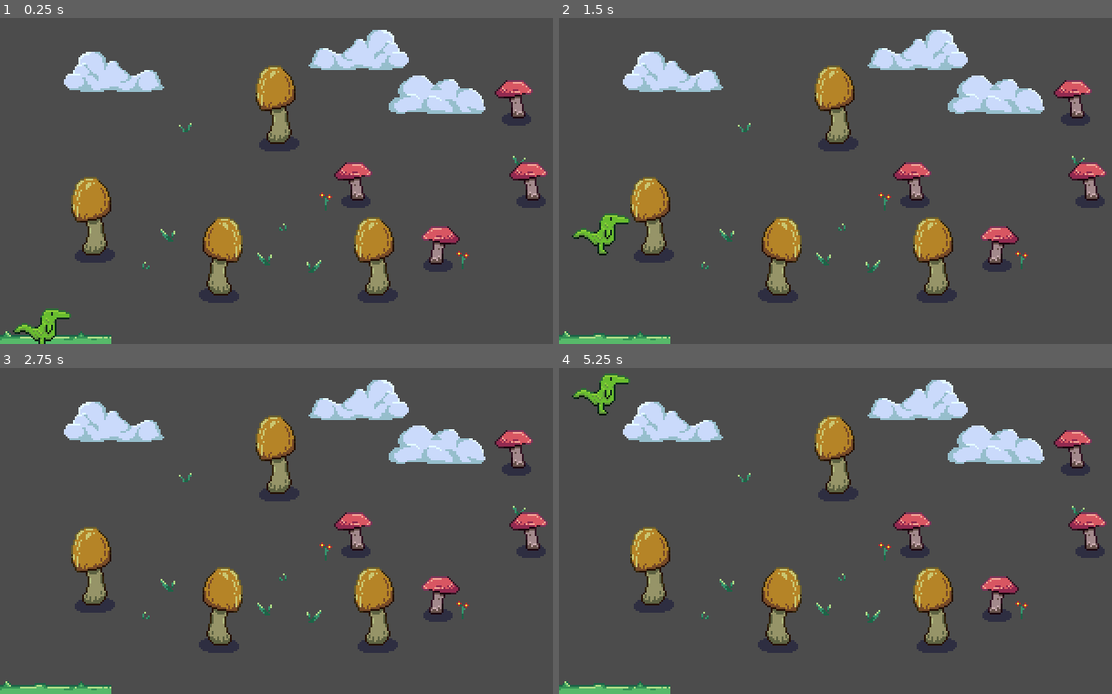
Above: before the commit, frames 1-4 (two rows, left to right).
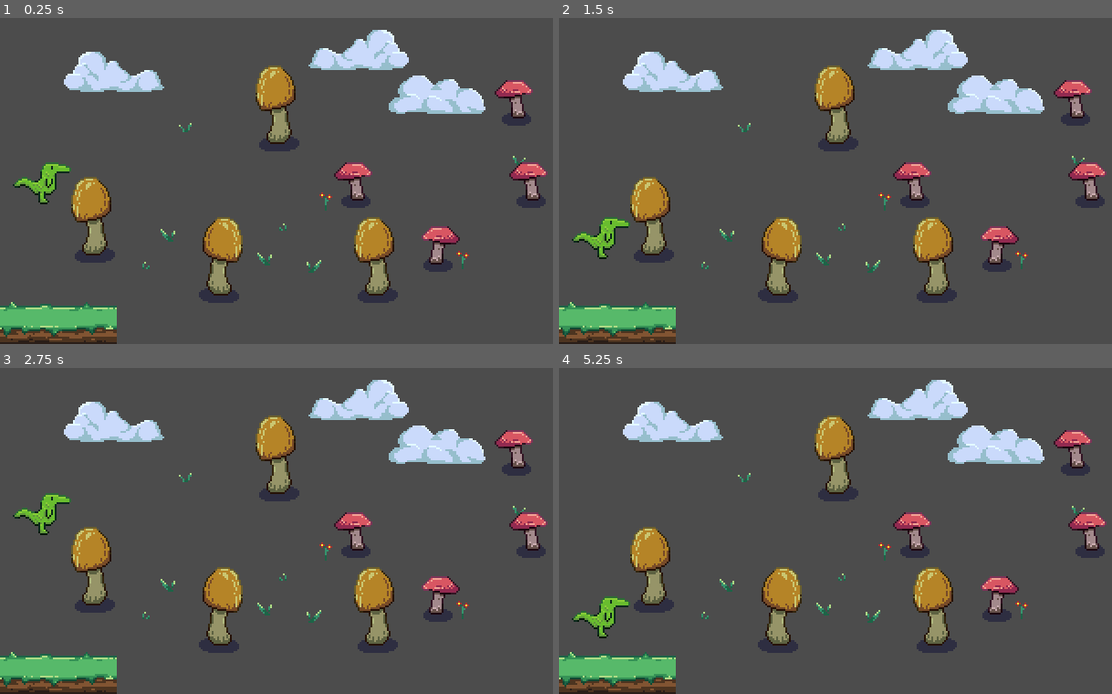
Above: after the commit, the same moments.

Repository: zMenta/DinosaurRun
Game: Godot game, scene res://main/Main.tscn
Same seed, same stepped clock (60 frames per second), same inputs: the game is played once before the commit and once after it.
Inputs:
- Up to frame 1 (0.25 s): no input
- Up to frame 2 (1.5 s): hold Space (jump) 0.53-1.28 s; tap Space (jump) at 1.35 s
- Up to frame 3 (2.75 s): tap Space (jump) at 1.52, 1.82 s; hold Space (jump) from 2.03 s (still down)
- Up to frame 4 (5.25 s): release Space (jump) at 2.78 s; tap Space (jump) at 2.85, 3.02, 3.32, 4.35, 4.52, 4.82 s; hold Space (jump) 3.53-4.28 s; hold Space (jump) from 5.03 s (still down)

The runs differ from the first frame. In frame 1, 3.0% of the frame differs, in the area x 0-22%, y 44-100%; in frame 2, 3.0%; in frame 3, 3.0%; in frame 4, 3.6%, in the area x 0-22%, y 1-100%.

Commit message:
adjusted player gravity and jump force

Diff:
--- a/DinosaurRun/main/Main.tscn
+++ b/DinosaurRun/main/Main.tscn
@@ -15,7 +15,7 @@
 [node name="StaticBody2D" type="StaticBody2D" parent="."]
 
 [node name="Ground" parent="." instance=ExtResource( 2 )]
-position = Vector2( 29, 180 )
+position = Vector2( 32, 164 )
 
 [node name="KinematicBody2D" parent="." instance=ExtResource( 1 )]
 position = Vector2( 23, 61 )
--- a/DinosaurRun/scenes/player/Player.gd
+++ b/DinosaurRun/scenes/player/Player.gd
@@ -3,11 +3,11 @@
 
 signal died
 
-const JUMP_VELOCITY := -175
-const MAX_JUMP_VELOCITY := -1100
+const JUMP_VELOCITY := -100
+const MAX_JUMP_VELOCITY := -300
 
 var _gravity : float = 9.8
-var _gravity_multiplier := 400
+var _gravity_multiplier := 100
 var _can_jump := true
 var dead := false
 var velocity := Vector2()
@@ -22,7 +22,7 @@
 	if not is_on_floor():
 		velocity.y += _gravity * _gravity_multiplier * delta
 	else:
-		_gravity_multiplier = 300
+		_gravity_multiplier = 100
 		_can_jump = true
 
 	if Input.is_action_pressed("jump") and _can_jump:
@@ -31,7 +31,7 @@
 				_can_jump = false
 
 	if Input.is_action_just_released("jump"):
-		_gravity_multiplier = 500
+		_gravity_multiplier = 200
 		_can_jump = false
 
 	velocity = move_and_slide(velocity, Vector2.UP)
--- a/DinosaurRun/scenes/player/Player.tscn
+++ b/DinosaurRun/scenes/player/Player.tscn
@@ -9,7 +9,7 @@
 [sub_resource type="RectangleShape2D" id=2]
 extents = Vector2( 7, 10.25 )
 
-[node name="KinematicBody2D" type="KinematicBody2D"]
+[node name="Player" type="KinematicBody2D"]
 script = ExtResource( 1 )
 
 [node name="Sprite" type="Sprite" parent="."]
